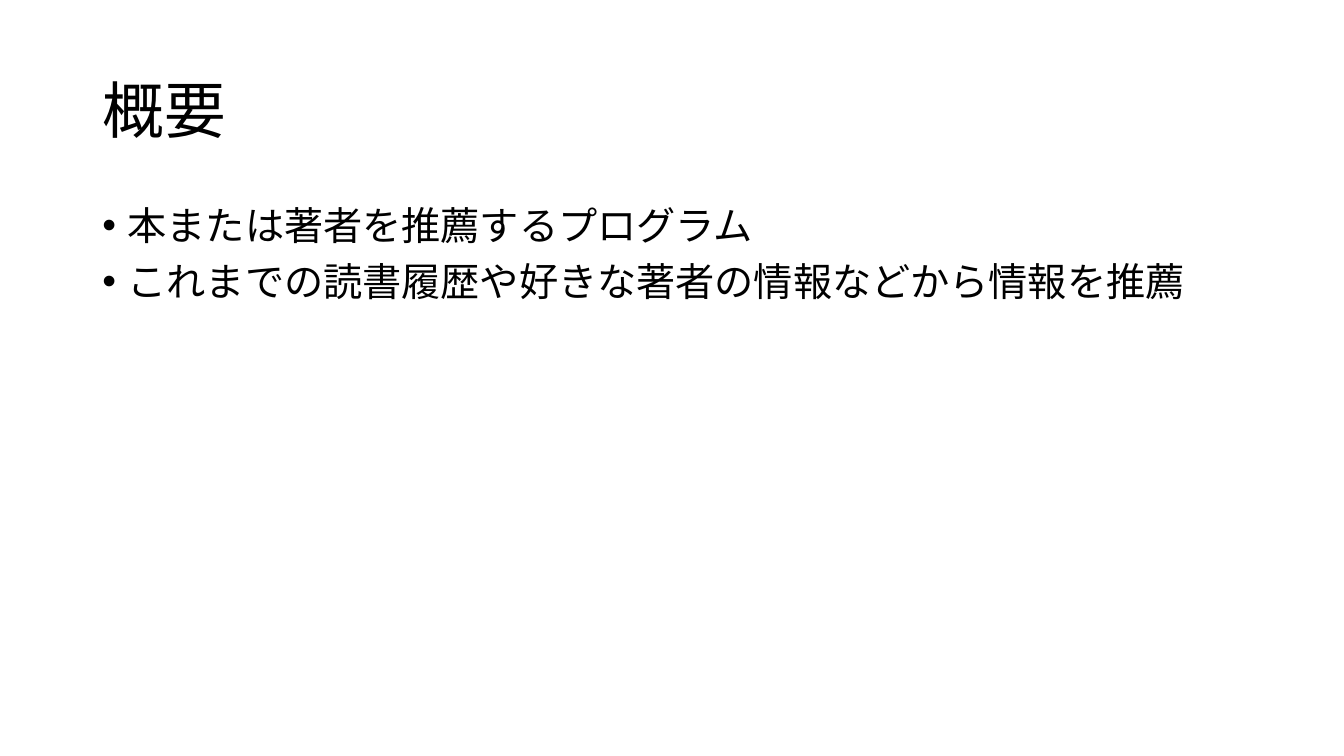
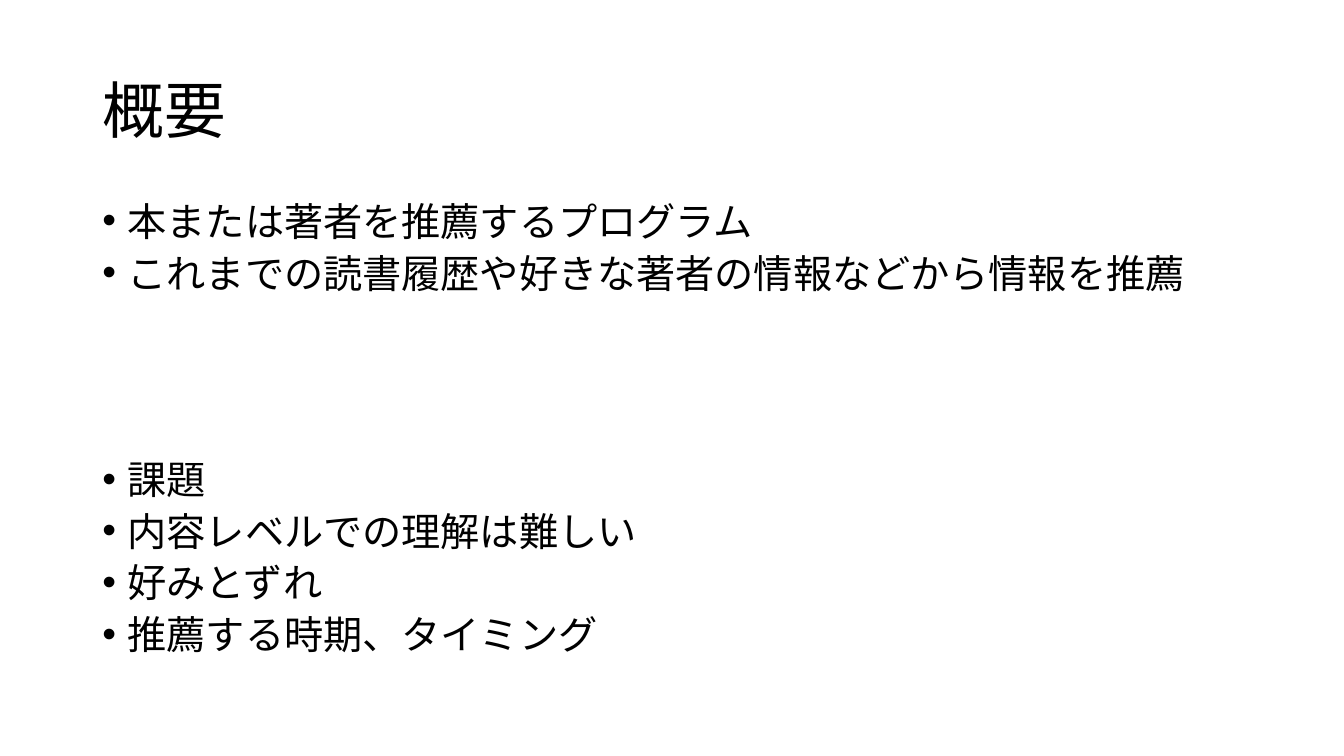
Before and after one commit to kait-takanolab/1821121-shimaoka-thesis, a slide deck: slide 13 of 1821121_shimaoka_sotsuken.pptx. Drawn at 1344x756 pixels with LibreOffice and Linux fonts; fonts in the diff are those of the drawing. Boxes give left, top, right and bottom in pixels: in the first picture for what was removed or moved away, otherwise in the second. Text is boxed around its words. In the diff, an @@ line names an element or a change of style, - is before the commit and + after.

```diff
--- a/1821121_shimaoka_sotsuken.pptx
+++ b/1821121_shimaoka_sotsuken.pptx
@@ text at box(128, 203, 1185, 292): line spacing 0.9 to 0.8 @@
@@ text at box(128, 462, 637, 652): paragraphs added @@
+• 課題
+• 内容レベルでの理解は難しい
+• 好みとずれ
+• 推薦する時期、タイミング
```
Also in this commit, not shown: 1 slide added, 1 slide removed.
